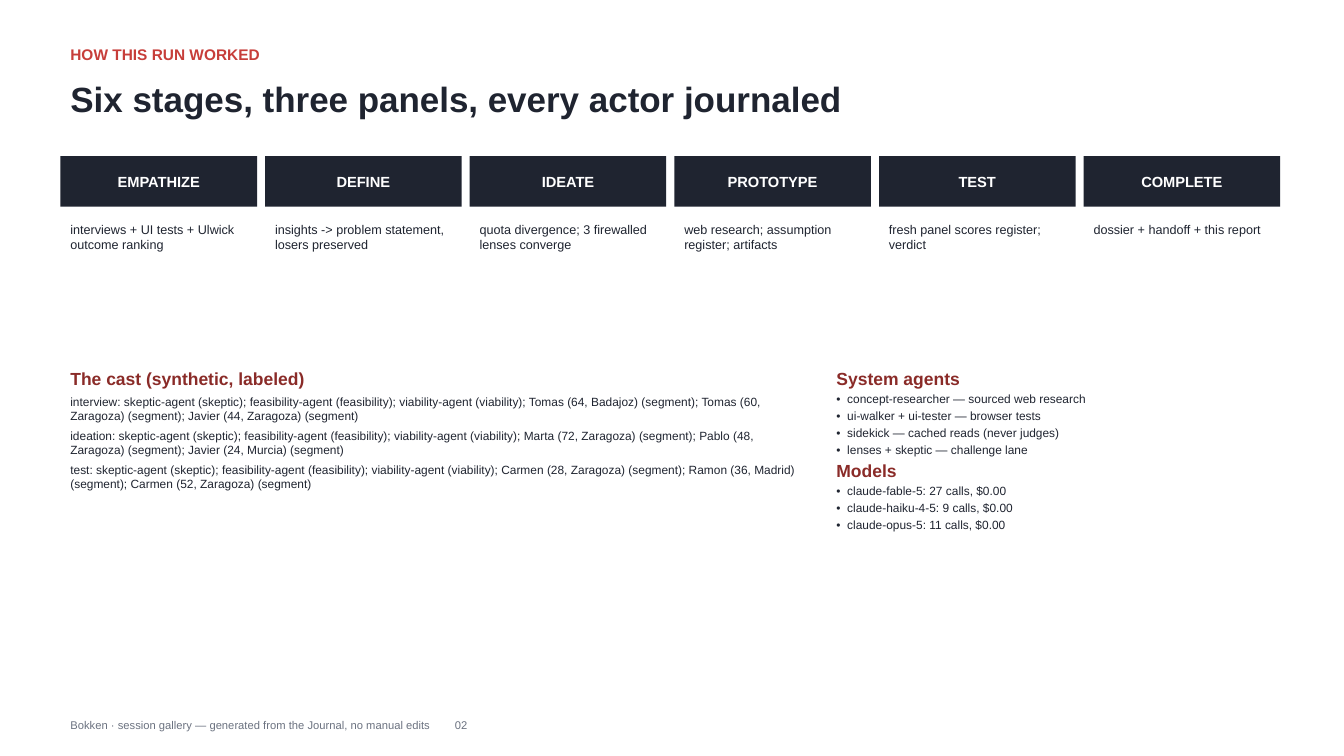
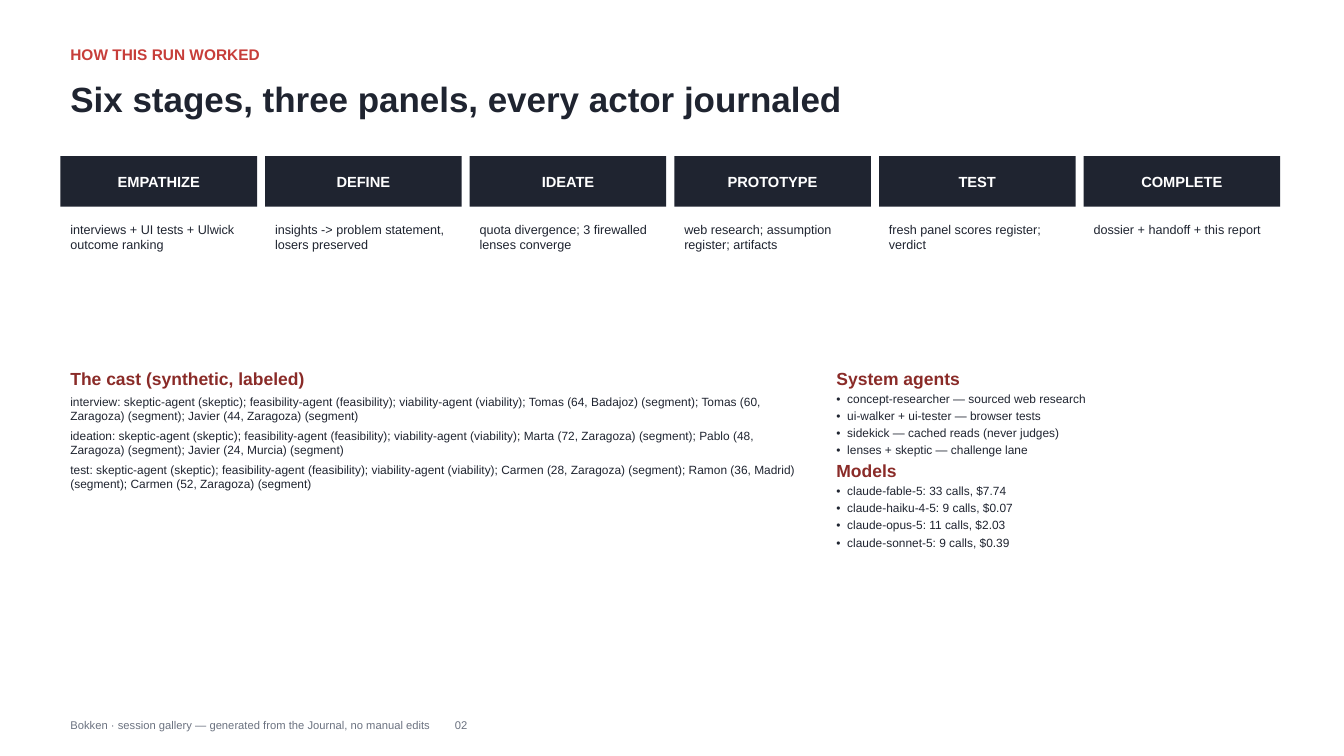
Before and after one commit to maglionejm/bokken, a slide deck: slide 3 of docs/gallery/demo-deck.pptx. Drawn at 1344x756 pixels with LibreOffice and Linux fonts; fonts in the diff are those of the drawing. Boxes give left, top, right and bottom in pixels: in the first picture for what was removed or moved away, otherwise in the second. Text is boxed around its words. In the diff, an @@ line names an element or a change of style, - is before the commit and + after.

```diff
--- a/docs/gallery/demo-deck.pptx
+++ b/docs/gallery/demo-deck.pptx
@@ text at (x1=847, y1=486, x2=1013, y2=549): text changed @@
-• claude-fable-5: 27 calls, $0.00
-• claude-haiku-4-5: 9 calls, $0.00
-• claude-opus-5: 11 calls, $0.00
+• claude-fable-5: 33 calls, $7.74
+• claude-haiku-4-5: 9 calls, $0.07
+• claude-opus-5: 11 calls, $2.03
+• claude-sonnet-5: 9 calls, $0.39
```
Also in this commit, not shown: 9 other slides changed, 1 slide added, 16 other files.
